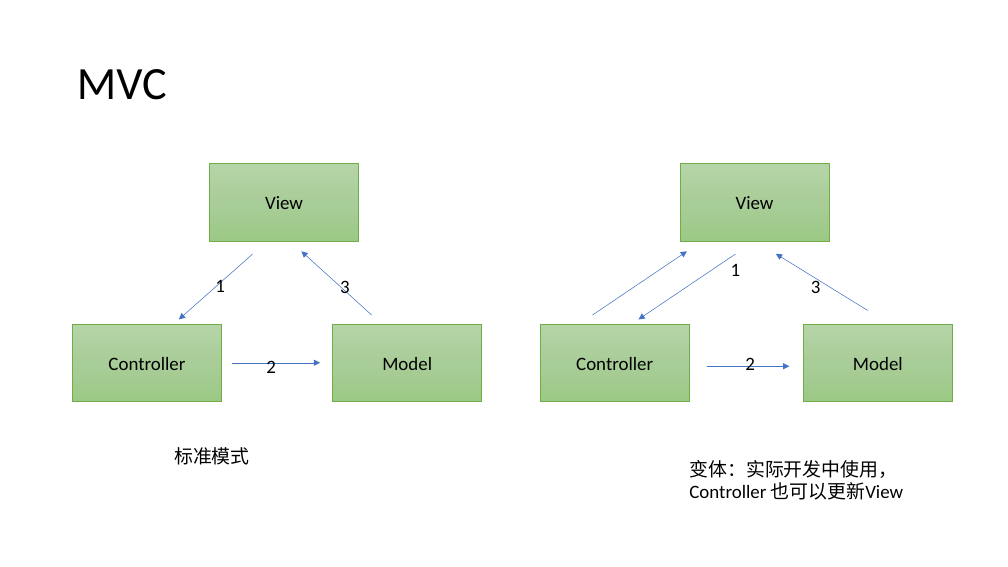
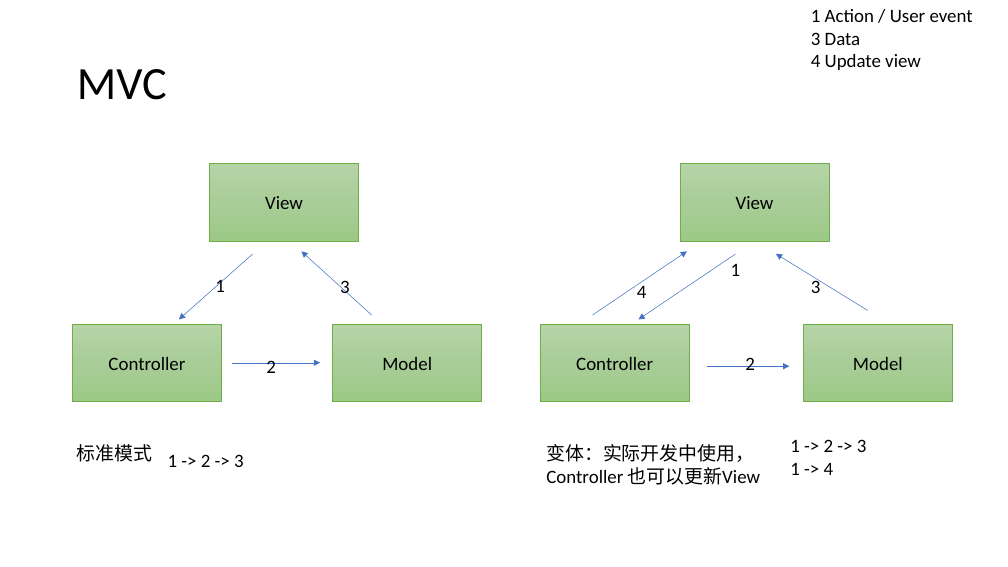
Before and after one commit to YingVickyCao/YingVickyCao.github.io, a slide deck: slide 1 of tech/design_pattern/Design_Pattern.pptx. Drawn at 1008x567 pixels with LibreOffice and Linux fonts; fonts in the diff are those of the drawing. Boxes give left, top, right and bottom in pixels: in the first picture for what was removed or moved away, otherwise in the second. Text is boxed around its words. In the diff, an @@ line names an element or a change of style, - is before the commit and + after.

```diff
--- a/tech/design_pattern/Design_Pattern.pptx
+++ b/tech/design_pattern/Design_Pattern.pptx
@@ text added at bbox=[811, 9, 973, 70], 18 pt, text #000000 @@
+1 Action / User event
+3 Data
+4 Update view
@@ text added at bbox=[637, 283, 647, 298], 18 pt, text #000000 @@
+4
@@ text "标准模式": place and size @@
-text "标准模式" at bbox=[174, 447, 250, 465]
+text "标准模式" at bbox=[77, 444, 153, 462]
@@ text "变体：实际开发中使用，Controller 也可以更新View": place and size @@
-text "变体：实际开发中使用，Controller 也可以更新View" at bbox=[689, 460, 903, 500]
+text "变体：实际开发中使用，Controller 也可以更新View" at bbox=[546, 444, 760, 485]
@@ text added at bbox=[790, 439, 867, 475], 18 pt, text #000000 @@
+1 -> 2 -> 3
+1 -> 4
@@ text added at bbox=[168, 454, 244, 467], 18 pt, text #000000 @@
+1 -> 2 -> 3
```
Also in this commit, not shown: 2 other slides changed, 4 other files.
